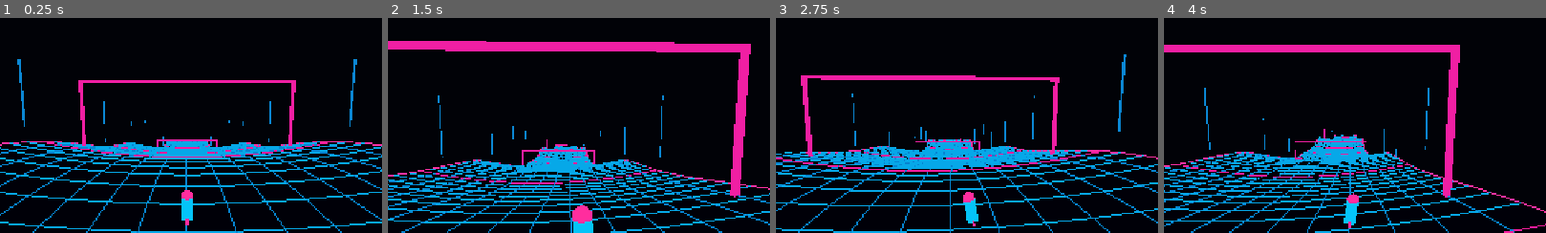
Above: before the commit, frames 1-4 (left to right).
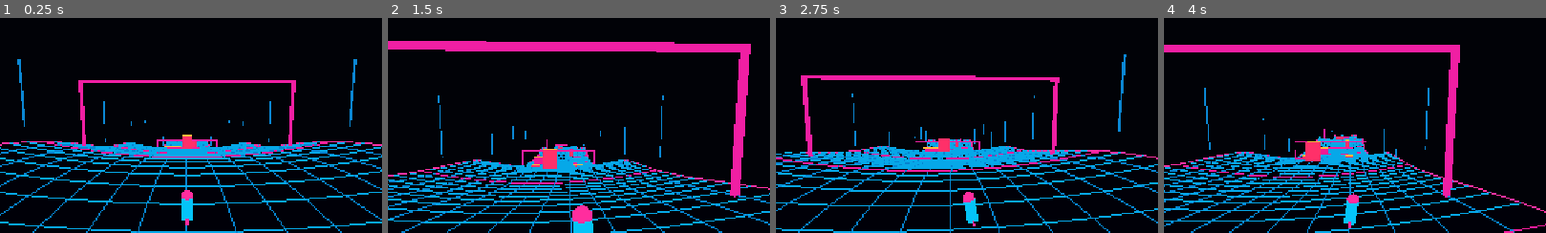
Above: after the commit, the same moments.

Repository: Unborne-Fetus/Cracked
Game: Godot game, scene res://scenes/main.tscn
The game is run twice, just before and just after one commit, with the same random seed, the same clock (stepped at 60 frames per second) and the same inputs.
Inputs:
- Up to frame 1 (0.25 s): no input
- Up to frame 2 (1.5 s): tap Enter at 0.5 s; hold D 0.53-1.28 s; tap V at 0.6 s; tap Space at 0.77 s; hold S from 1.28 s (still down); tap C at 1.35 s
- Up to frame 3 (2.75 s): tap Space at 1.52 s; release S at 2.03 s; hold D from 2.03 s (still down); tap R at 2.1 s
- Up to frame 4 (4 s): tap Shift at 2.85 s; tap Space at 3.02, 3.77 s; release D at 3.53 s; hold A from 3.53 s (still down); hold Ctrl from 3.53 s (still down)
The pictures show only the part of the screen within x 26-76%, y 17-67%; the shares and areas given below are measured in that part.

The runs differ from the first frame. In frame 1, 0.2% of the frame differs, in the area x 43-52%, y 54-61%; in frame 2, 0.5%; in frame 3, 0.3%; in frame 4, 0.5%, in the area x 36-50%, y 54-67%.
Error in both runs: Invalid access to property or key 'last_boost_time' on a base object of type 'CharacterBody3D (runner.gd)'. (res://scripts/game.gd:94)

Commit message:
Remove boost pads and populate the course with avoidable obstacle hazards

Diff:
--- a/scripts/course.gd
+++ b/scripts/course.gd
@@ -1,4 +1,6 @@
 extends Node3D
+
+signal hazard_hit(body: Node3D)
 ## Procedural static test course. A visible grid and the physics collider are
 ## built from the same height function, so the wireframe matches every slope.
 
@@ -118,41 +120,66 @@
 	_box(Vector3(0.55, 13.0, 0.55), Vector3(x, right_y + 6.5, 21), mat)
 	_box(Vector3(0.7, 0.55, 42.5), Vector3(x, maxf(left_y, right_y) + 13.0, 0), mat)
 
-func _boost(x: float) -> void:
-	var hot := _neon(Color(1.0, 0.18, 0.52))
-	var h := surface_height(x, 0.0)
-	for i in range(4):
-		var z := -6.0 + i * 4.0
-		_box(Vector3(3.0, 0.12, 2.4), Vector3(x, surface_height(x, z) + 0.16, z), hot)
+func _hazard(x: float, z: float, size: Vector3, color: Color) -> void:
+	# Obstacle visuals and trigger share exactly the same dimensions.
+	# Area3D hazards are reliable even when the player is moving very fast.
+	var center := Vector3(x, surface_height(x, z) + size.y * 0.5 + 0.05, z)
+	_box(size, center, _neon(color))
+	# Top stripe makes tall pillars and low jumpable hurdles easy to read.
+	_box(Vector3(size.x + 0.2, 0.18, size.z + 0.2),
+		center + Vector3(0, size.y * 0.5, 0), _neon(Color(1.0, 0.73, 0.23)))
 	var area := Area3D.new()
+	area.name = "Obstacle"
+	area.add_to_group("obstacle_hazards")
 	area.collision_layer = 0
 	area.collision_mask = 2
 	area.monitoring = true
+	var shape := BoxShape3D.new()
+	shape.size = size
 	var collider := CollisionShape3D.new()
-	var b := BoxShape3D.new()
-	b.size = Vector3(5.5, 4.0, 15.5)
-	collider.shape = b
+	collider.shape = shape
 	area.add_child(collider)
-	area.position = Vector3(x, h + 1.1, 0)
+	area.position = center
 	add_child(area)
-	area.body_entered.connect(_on_boost_body)
+	area.body_entered.connect(_on_hazard_body_entered)
 
-func _on_boost_body(body: Node3D) -> void:
-	if body.has_method("add_boost"):
-		body.add_boost(18.0)
+func _on_hazard_body_entered(body: Node3D) -> void:
+	if body is CharacterBody3D:
+		hazard_hit.emit(body)
 
 func _build_decorations() -> void:
+	# Wide luminous gates indicate progress; only the marked hazard blocks hurt.
 	for x in [50.0, 180.0, 350.0, 540.0, 735.0, 950.0]:
 		_gate(x, Color(0.94, 0.13, 0.64) if int(x) % 2 == 0 else Color(0.1, 0.96, 1.0))
-	for x in [115.0, 310.0, 495.0, 685.0, 865.0]:
-		_boost(x)
-	# A brighter finish gate with a wide line painted across the track.
+
+	# Alternating single pillars force lane changes. Each leaves several exits.
+	var pillars: Array[Vector2] = [
+		Vector2(110.0, 0.0), Vector2(162.0, -11.0),
+		Vector2(163.0, 11.0), Vector2(288.0, 8.0),
+		Vector2(354.0, -4.0), Vector2(432.0, -13.0),
+		Vector2(434.0, 10.0), Vector2(575.0, -7.0),
+		Vector2(646.0, 9.0), Vector2(719.0, -13.0),
+		Vector2(720.0, 13.0), Vector2(793.0, 0.0),
+		Vector2(884.0, 12.0), Vector2(968.0, -7.0)
+	]
+	for p in pillars:
+		_hazard(p.x, p.y, Vector3(3.4, 6.0, 4.2), Color(1.0, 0.19, 0.41))
+
+	# Wide barriers are avoidable by steering, while short hurdles can be jumped.
+	_hazard(228.0, -13.0, Vector3(3.2, 5.8, 15.0), Color(0.94, 0.11, 0.58))
+	_hazard(503.0, 0.0, Vector3(3.0, 1.7, 12.0), Color(1.0, 0.44, 0.11))
+	_hazard(685.0, 14.0, Vector3(3.0, 5.8, 14.0), Color(0.94, 0.11, 0.58))
+	_hazard(925.0, 0.0, Vector3(3.0, 1.8, 15.0), Color(1.0, 0.44, 0.11))
+
 	_gate(LENGTH - 15.0, Color(1.0, 0.83, 0.25))
-	_box(Vector3(1.4, 0.12, 44.0), Vector3(LENGTH - 15.0, surface_height(LENGTH - 15.0, 0) + 0.14, 0), _neon(Color(1.0, 0.8, 0.25)))
-	# Distant minimal vector pillars define the scale without expensive textures.
+	_box(Vector3(1.4, 0.12, 44.0), Vector3(LENGTH - 15.0,
+		surface_height(LENGTH - 15.0, 0.0) + 0.14, 0.0), _neon(Color(1.0, 0.8, 0.25)))
+
+	# Background vector pillars provide scale without texture dependencies.
 	var cyan := _neon(Color(0.06, 0.53, 0.83))
 	for i in range(16):
 		var x := 60.0 + float(i) * 61.0
 		for side in [-1.0, 1.0]:
 			var z: float = side * 39.0
-			_box(Vector3(0.35, 16.0 + float(i % 4) * 6.0, 0.35), Vector3(x, surface_height(x, z) + 8.0, z), cyan)
+			_box(Vector3(0.35, 16.0 + float(i % 4) * 6.0, 0.35),
+				Vector3(x, surface_height(x, z) + 8.0, z), cyan)
